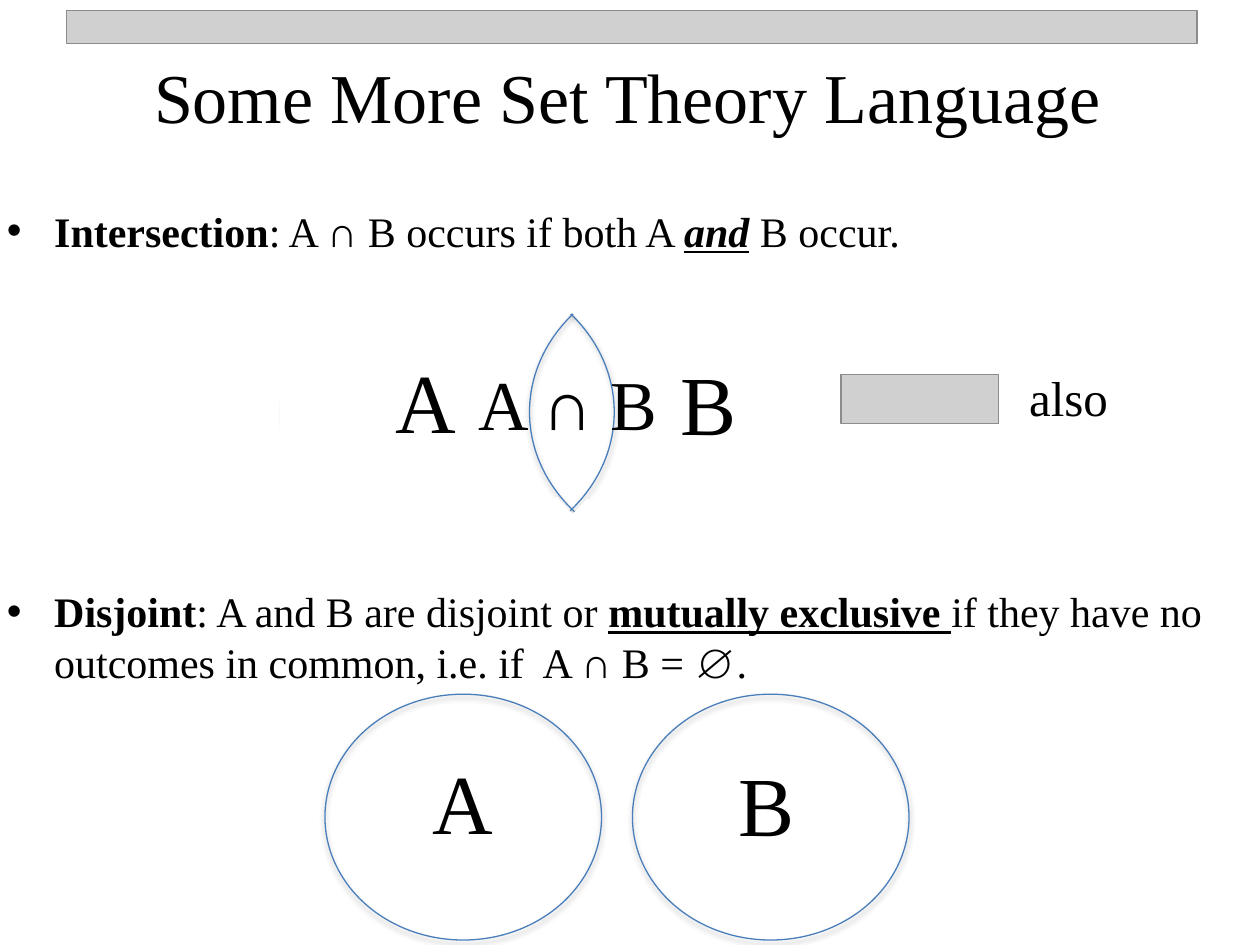
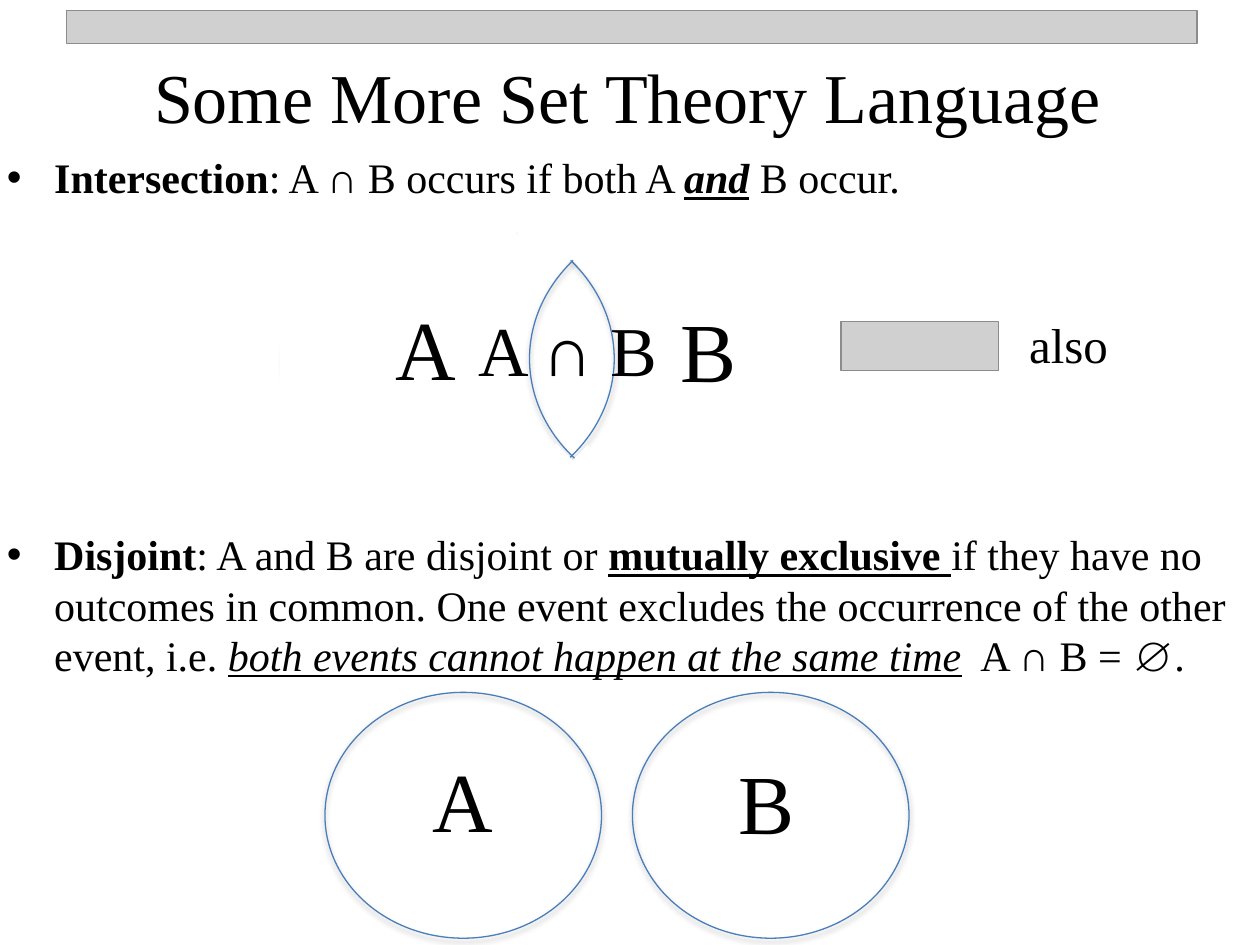
Before and after one commit to npetraco/MAT301, a slide deck: slide 10 of Notes/3_Probability.pptx. Drawn at 1260x945 pixels with LibreOffice and Linux fonts; fonts in the diff are those of the drawing; grey boxes stand for pictures. Boxes give left, top, right and bottom in pixels: in the first picture for what was removed or moved away, otherwise in the second. Text is boxed around its words. In the diff, an @@ line names an element or a change of style, - is before the commit and + after.

Commit message:
update

```diff
--- a/Notes/3_Probability.pptx
+++ b/Notes/3_Probability.pptx
@@ 10 rectangles, 5 texts, 2 ellipses, 1 picture: place and size @@
-10 rectangles, 5 texts, 2 ellipses, 1 picture at (54,217,1108,578)
+10 rectangles, 5 texts, 2 ellipses, 1 picture at (54,163,1108,524)
@@ text at (54,540,1225,680): text changed @@
-• Disjoint: A and B are disjoint or mutually exclusive if they have no outcomes in common, i.e. if A ∩ B = ∅.
+• Disjoint: A and B are disjoint or mutually exclusive if they have no outcomes in common. One event excludes the occurrence of the other event, i.e. both events cannot happen at the same time A ∩ B = ∅.
```
Also in this commit, not shown: 2 other slides changed, 2 slides added.
